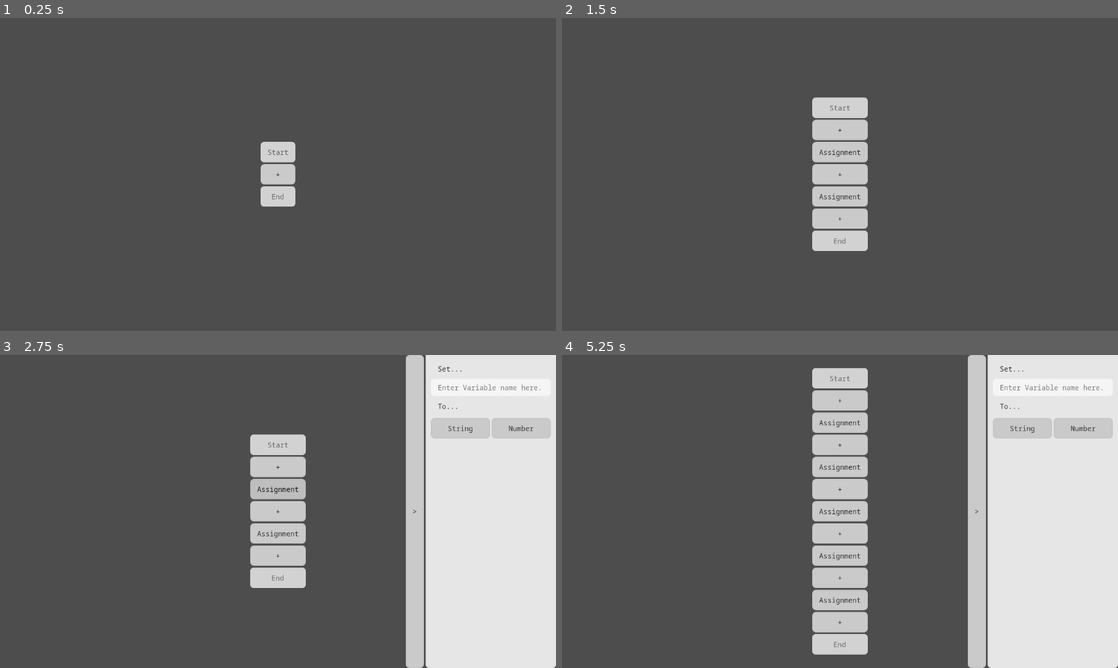
Above: before the commit, frames 1-4 (two rows, left to right).
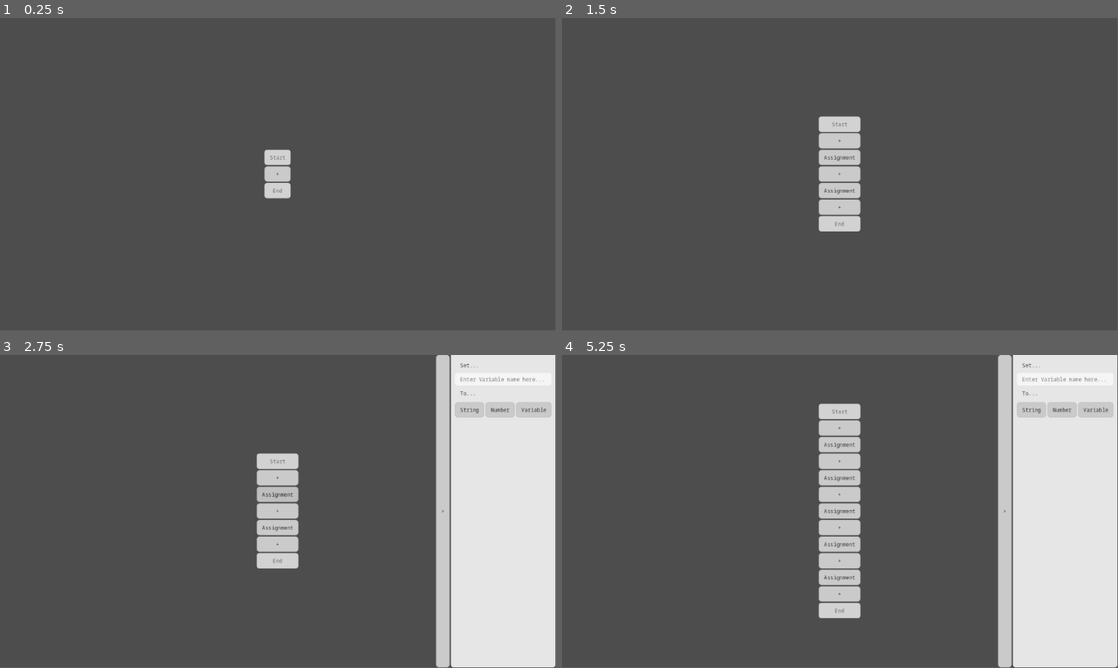
Above: after the commit, the same moments.

Repository: nstryder/raptor_zwei
Game: Godot game, scene res://src/main.tscn
Same seed, same stepped clock (60 frames per second), same inputs: the game is played once before the commit and once after it.
Inputs:
- Up to frame 1 (0.25 s): no input
- Up to frame 2 (1.5 s): click "+" at 0.5 s; click "+" at 1.25 s
- Up to frame 3 (2.75 s): click "Assignment" at 2 s
- Up to frame 4 (5.25 s): click "+" at 2.75 s; click "+" at 3.5 s; click "Assignment" at 4.25 s; click "+" at 5 s
In our replay, the window is 800x450 before the commit and 799x449 after it. These sizes can differ from the game's own. Grey fills any space a smaller window leaves; there, only what the larger window draws over its background counts as a difference.

The runs differ from the first frame. In frame 1, 0.7% of the frame differs, in the area x 46-54%, y 39-61%; in frame 2, 2.9%; in frame 3, 13%; in frame 4, 15%, in the area x 0-100%, y 0-100%.

Commit message:
Add variable selection

Diff:
--- a/project.godot
+++ b/project.godot
@@ -12,7 +12,7 @@
 
 config/name="Raptor Zwei"
 run/main_scene="uid://pscrvs7kbw2f"
-config/features=PackedStringArray("4.6")
+config/features=PackedStringArray("4.7")
 run/low_processor_mode=true
 config/icon="res://icon.svg"
 
--- a/src/controls/panels/assignment_panel.gd
+++ b/src/controls/panels/assignment_panel.gd
@@ -2,6 +2,7 @@
 class_name AssignmentPanel
 
 const string_box_scene: PackedScene = preload("res://src/controls/value_boxes/string_box.tscn")
+const variable_box_scene: PackedScene = preload("res://src/controls/value_boxes/variable_box.tscn")
 
 @onready var _variable_name: LineEdit = $VariableName
 @onready var _value_box: VBoxContainer = %ValueBox
@@ -17,12 +18,20 @@
 	for value: Main.Value in assignment_symbol.variable.values:
 		if value is Main.StringValue:
 			create_string_box(value as Main.StringValue)
+		elif value is Main.VariableValue:
+			create_variable_box(value as Main.VariableValue)
 
 
 func create_string_box(string_value: Main.StringValue) -> void:
 	var string_box: StringBox = string_box_scene.instantiate()
 	_value_box.add_child(string_box)
-	string_box.bind_string_value(string_value as Main.StringValue)
+	string_box.bind_string_value(string_value)
+
+
+func create_variable_box(variable_value: Main.VariableValue) -> void:
+	var variable_box: VariableBox = variable_box_scene.instantiate()
+	_value_box.add_child(variable_box)
+	variable_box.bind_variable_value(variable_value)
 
 
 func _on_button_string_pressed() -> void:
@@ -37,7 +46,15 @@
 	pass # Replace with function body.
 
 
+func _on_button_variable_pressed() -> void:
+	var assignment_symbol := symbol as Main.AssignmentSymbol
+	var new_variable_value := Main.VariableValue.new()
+	assignment_symbol.variable.values.append(new_variable_value)
+	create_variable_box(new_variable_value)
+
+
 # TODO: Validate variable names
 # TODO: Tie changes to variable name
 func _on_variable_name_text_changed(_new_text: String) -> void:
-	pass
+	var assignment_symbol := symbol as Main.AssignmentSymbol
+	assignment_symbol.variable.name = _new_text
--- a/src/controls/panels/assignment_panel.tscn
+++ b/src/controls/panels/assignment_panel.tscn
@@ -36,5 +36,12 @@
 text = "Number
 "
 
+[node name="ButtonVariable" type="Button" parent="ValueLine" index="2" unique_id=1376628667]
+layout_mode = 2
+size_flags_horizontal = 3
+text = "Variable"
+
+[connection signal="text_changed" from="VariableName" to="." method="_on_variable_name_text_changed"]
 [connection signal="pressed" from="ValueLine/ButtonString" to="." method="_on_button_string_pressed"]
 [connection signal="pressed" from="ValueLine/ButtonNumber" to="." method="_on_button_number_pressed"]
+[connection signal="pressed" from="ValueLine/ButtonVariable" to="." method="_on_button_variable_pressed"]
--- /dev/null
+++ b/src/controls/value_boxes/variable_box.gd
@@ -0,0 +1,23 @@
+extends VBoxContainer
+class_name VariableBox
+
+@onready var variable_select: OptionButton = %VariableSelect
+
+
+func bind_variable_value(variable_value: Main.VariableValue) -> void:
+	for i: int in Main.variable_list.size():
+		var variable: Main.Variable = Main.variable_list[i]
+		variable_select.add_item(variable.name)
+		if variable_value.get_value() == variable:
+			variable_select.select(i)
+		variable.name_changed.connect(_on_variable_name_changed.bind(i, variable))
+	variable_select.item_selected.connect(_on_variable_select_item_selected.bind(variable_value))
+
+
+func _on_variable_name_changed(idx: int, variable: Main.Variable) -> void:
+	variable_select.set_item_text(idx, variable.name)
+
+
+func _on_variable_select_item_selected(idx: int, variable_value: Main.VariableValue) -> void:
+	var selected_variable: Main.Variable = Main.variable_list[idx]
+	variable_value.value = selected_variable
--- /dev/null
+++ b/src/controls/value_boxes/variable_box.tscn
@@ -0,0 +1,17 @@
+[gd_scene format=3 uid="uid://d0mulx10ouu8l"]
+
+[ext_resource type="Script" uid="uid://cpcpx1iufpkqu" path="res://src/controls/value_boxes/variable_box.gd" id="1_vcauw"]
+
+[node name="variable_box" type="VBoxContainer" unique_id=363334278]
+offset_right = 40.0
+offset_bottom = 40.0
+script = ExtResource("1_vcauw")
+
+[node name="VariableSelect" type="OptionButton" parent="." unique_id=1063109931]
+unique_name_in_owner = true
+layout_mode = 2
+
+[node name="Label" type="Label" parent="." unique_id=499007637]
+layout_mode = 2
+text = "+"
+horizontal_alignment = 1
--- a/src/main.gd
+++ b/src/main.gd
@@ -4,6 +4,8 @@
 
 const btn_add_symbol = preload("res://src/controls/button_add_symbol.tscn")
 const symbol_visual = preload("res://src/symbols/_base_symbol.tscn")
+
+#region Symbols
 
 @abstract class Symbol:
 	pass
@@ -17,10 +19,8 @@
 class AssignmentSymbol extends Symbol:
 	var variable := Variable.new()
 
-
-class Variable:
-	var name: String
-	var values: Array[Value]
+#endregion
+#region Values
 
 @abstract class Value:
 	@abstract func get_value() -> Variant
@@ -35,6 +35,22 @@
 	func get_value() -> float:
 		return value
 
+class VariableValue extends Value:
+	var value: Variable
+	func get_value() -> Variable:
+		return value
+
+#endregion
+
+class Variable:
+	signal name_changed
+	var name: String:
+		set(value):
+			name = value
+			name_changed.emit()
+	var values: Array[Value]
+
+
 enum PanelTypes {
 	ASSIGNMENT
 }
@@ -48,7 +64,7 @@
 # As in, when new assignment symbol is added, add a new variable here
 # When the symbol is deleted, delete the variable from here too
 # Oh god you'll need a way to error on stale references...
-var variable_list: Array[Variable] = []
+static var variable_list: Array[Variable] = []
 
 @onready var flowchart: VBoxContainer = %Flowchart
 @onready var properties_panel: TabContainer = %PropertiesPanel
--- a/src/main.tscn
+++ b/src/main.tscn
@@ -1,6 +1,7 @@
 [gd_scene format=3 uid="uid://pscrvs7kbw2f"]
 
 [ext_resource type="Script" uid="uid://c81w155k6kq70" path="res://src/main.gd" id="1_eewff"]
+[ext_resource type="Script" uid="uid://hwswjyp85qar" path="res://src/hi_dpi_scaler.gd" id="2_5q4o7"]
 [ext_resource type="PackedScene" uid="uid://dmb7g2j2el1ds" path="res://src/controls/panels/assignment_panel.tscn" id="2_gh0ne"]
 
 [node name="Main" type="Control" unique_id=1824945940]
@@ -11,6 +12,9 @@
 grow_horizontal = 2
 grow_vertical = 2
 script = ExtResource("1_eewff")
+
+[node name="HiDPIScaler" type="Node" parent="." unique_id=810346775]
+script = ExtResource("2_5q4o7")
 
 [node name="CenterContainer" type="CenterContainer" parent="." unique_id=987106245]
 layout_mode = 1
Not shown, added: src/controls/value_boxes/variable_box.gd.uid
